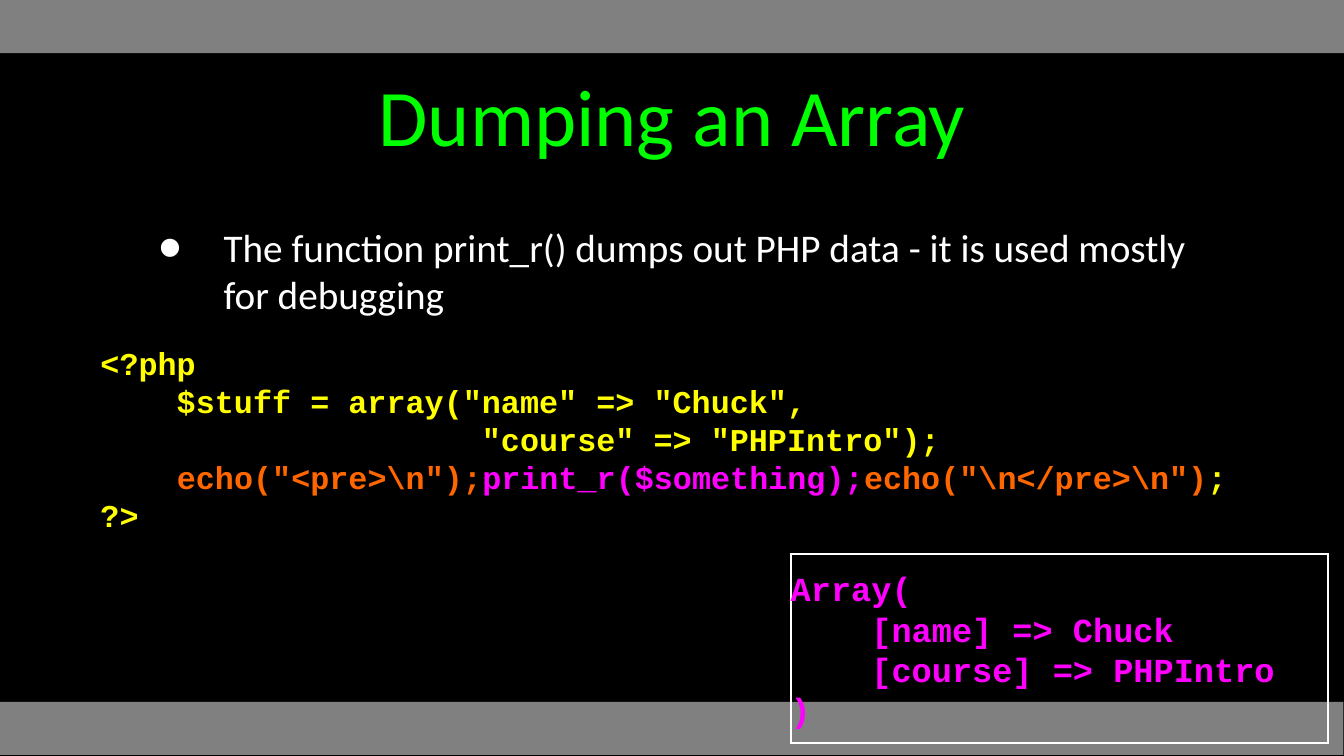
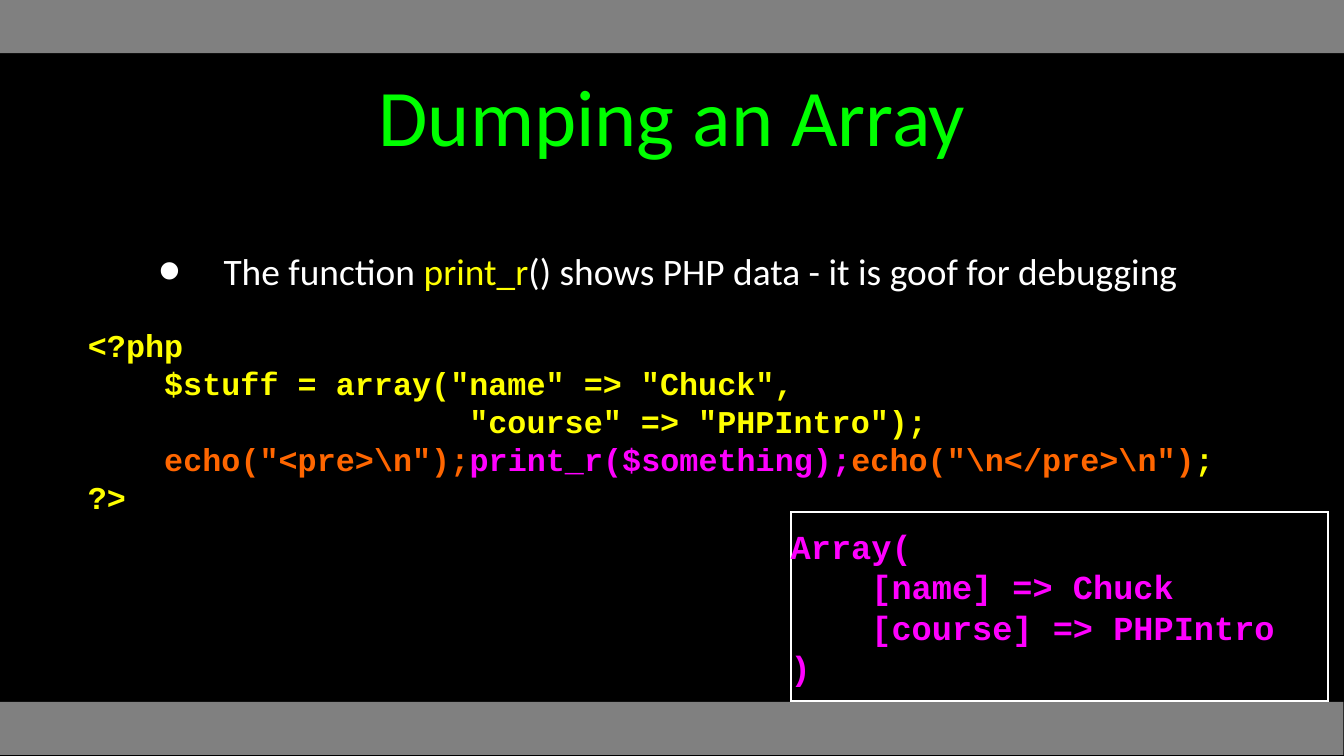
Before and after one commit to csev/wa4e, a slide deck: slide 6 of lectures/PHP-04-Arrays.ppt. Drawn at 1344x756 pixels with LibreOffice and Linux fonts; fonts in the diff are those of the drawing. Boxes give left, top, right and bottom in pixels: in the first picture for what was removed or moved away, otherwise in the second. Text is boxed around its words. In the diff, an @@ line names an element or a change of style, - is before the commit and + after.

```diff
--- a/lectures/PHP-04-Arrays.ppt
+++ b/lectures/PHP-04-Arrays.ppt
@@ text at (224,258,1177,292): text changed; size 21 to 20 pt @@
-• The function print_r() dumps out PHP data - it is used mostly for debugging
+• The function print_r() shows PHP data - it is goof for debugging
@@ text "<?php": place and size @@
-text "<?php" at (100,352,1227,496)
+text "<?php" at (88,334,1214,478)
@@ rectangle "Array(": place and size @@
-rectangle "Array(" at (790,555,1328,745)
+rectangle "Array(" at (790,512,1328,702)
```
Also in this commit, not shown: 16 other slides changed, 4 slides added, 4 slides removed, 3 other files.
